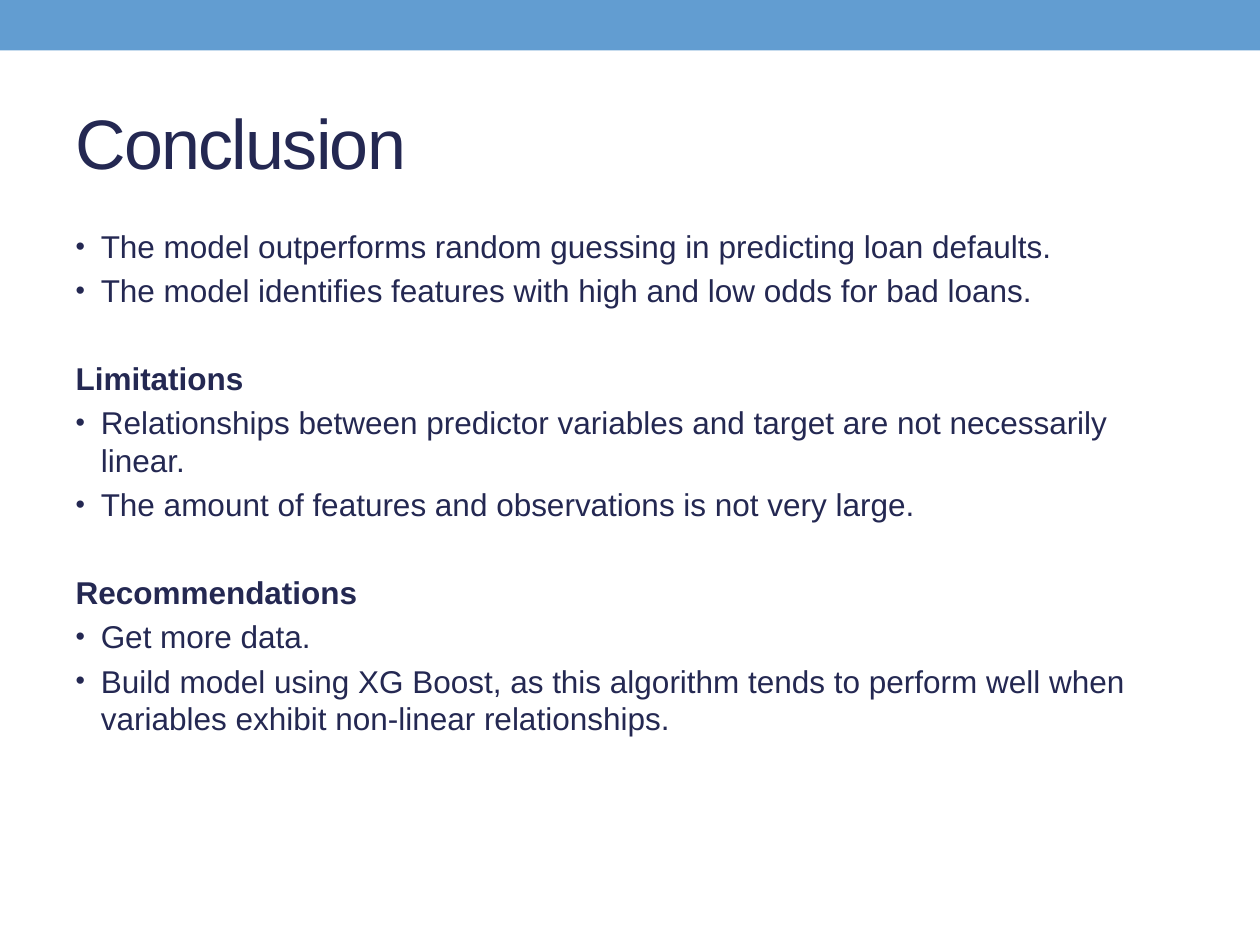
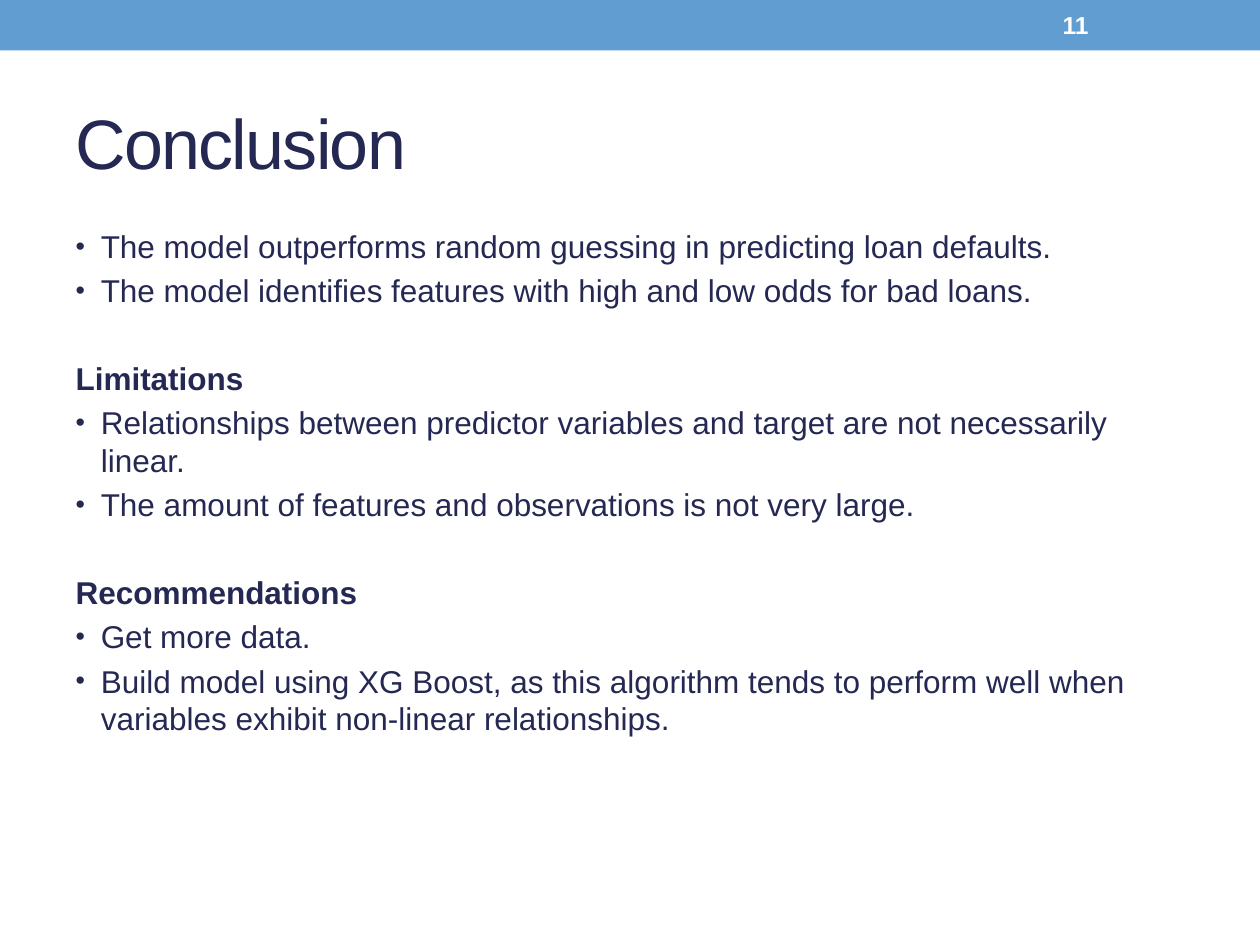
Before and after one commit to Son17/Data-Science-Projects, a slide deck: slide 11 of LG presentation_condensed.pptx. Drawn at 1260x945 pixels with LibreOffice and Linux fonts; fonts in the diff are those of the drawing. Boxes give left, top, right and bottom in pixels: in the first picture for what was removed or moved away, otherwise in the second. Text is boxed around its words. In the diff, an @@ line names an element or a change of style, - is before the commit and + after.

```diff
--- a/LG presentation_condensed.pptx
+++ b/LG presentation_condensed.pptx
@@ page number added at [1063,17,1089,34], 14 pt, text #FFFFFF, bold @@
+11
```
Also in this commit, not shown: 9 other slides changed, 1 other file.
